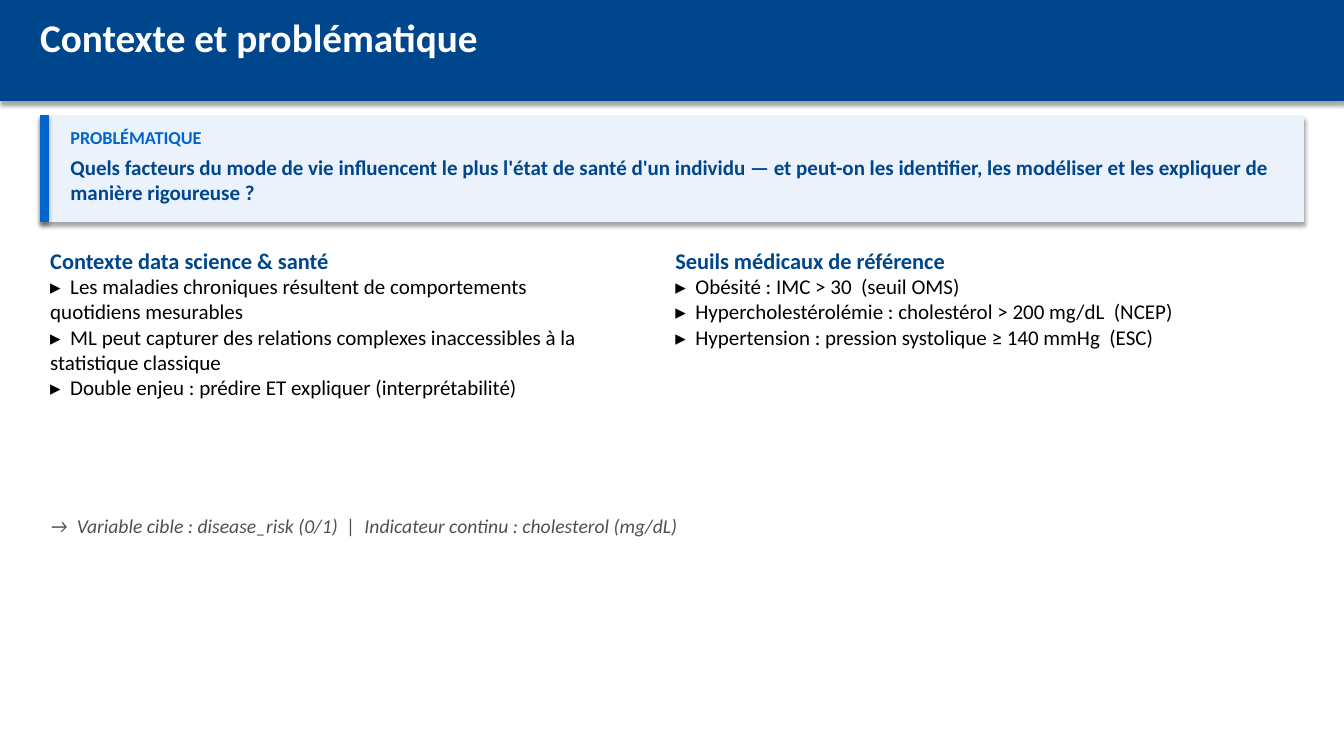
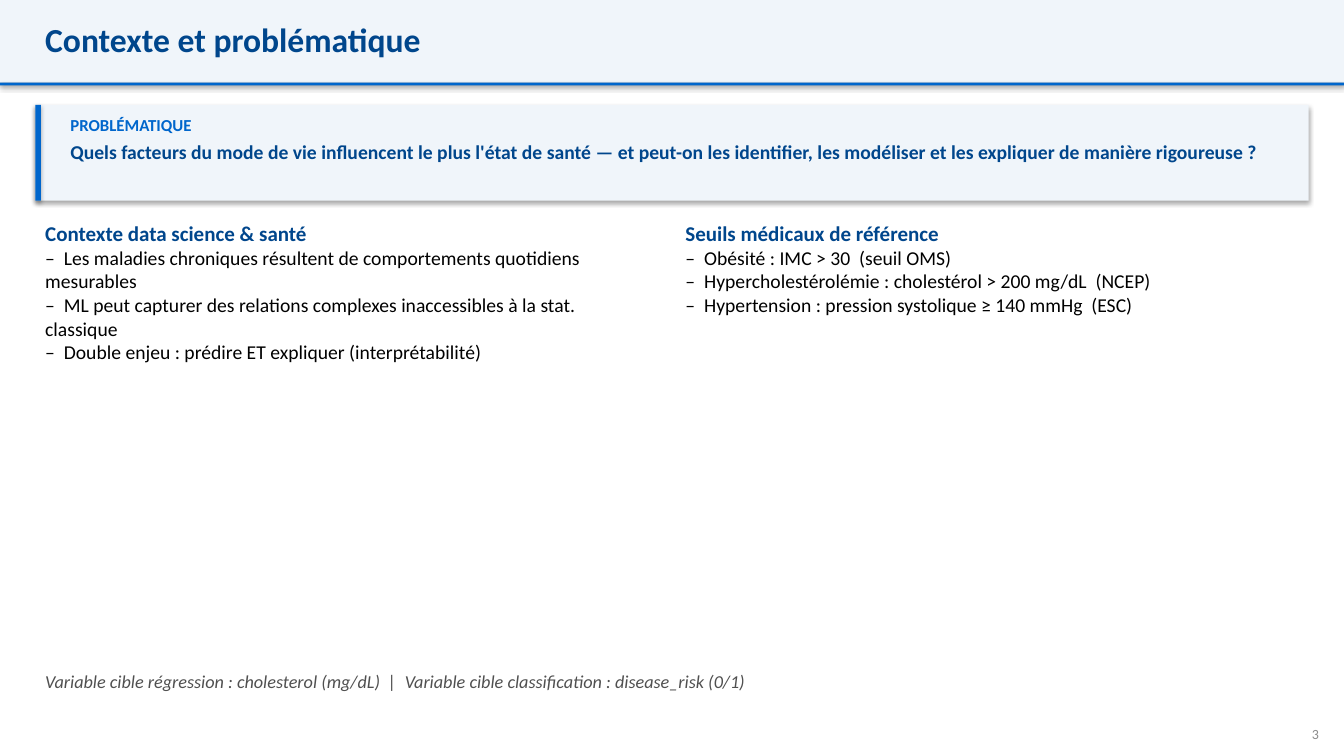
Before and after one commit to mahamatarda/Memoire-S2, a slide deck: slide 3 of presentation.pptx. Drawn at 1344x756 pixels with LibreOffice and Linux fonts; fonts in the diff are those of the drawing. Boxes give left, top, right and bottom in pixels: in the first picture for what was removed or moved away, otherwise in the second. Text is boxed around its words. In the diff, an @@ line names an element or a change of style, - is before the commit and + after.

```diff
--- a/presentation.pptx
+++ b/presentation.pptx
@@ rectangle: place and size @@
-rectangle at box(0, 0, 1344, 101)
+rectangle at box(0, 0, 1344, 83)
@@ rectangle at box(0, 0, 1344, 83): fill #00468C to #F0F5FA; outline #00468C 0.75 pt to none @@
@@ rectangle removed at box(0, 0, 1344, 756) @@
@@ text "Contexte et problématique" at box(45, 28, 421, 58): size 28 to 24 pt, text colour #FFFFFF to #00468C @@
@@ rectangle added at box(0, 83, 1344, 86), fill #0066CC @@
@@ rectangle: place and size @@
-rectangle at box(40, 116, 1304, 222)
+rectangle at box(35, 105, 1309, 201)
@@ rectangle at box(35, 105, 1309, 201): fill #EBF2FC to #F0F5FA; outline #EBF2FC 0.75 pt to none @@
@@ rectangle: place and size @@
-rectangle at box(40, 116, 48, 222)
+rectangle at box(35, 105, 41, 201)
@@ rectangle at box(35, 105, 41, 201): outline #0066CC 0.75 pt to none @@
@@ text "PROBLÉMATIQUE": place and size @@
-text "PROBLÉMATIQUE" at box(70, 129, 201, 147)
+text "PROBLÉMATIQUE" at box(70, 118, 191, 133)
@@ text "PROBLÉMATIQUE" at box(70, 118, 191, 133): size 13 to 12 pt @@
@@ text at box(70, 145, 1243, 163): text changed; size 15 to 14 pt @@
-Quels facteurs du mode de vie influencent le plus l'état de santé d'un individu — et peut-on les identifier, les modéliser et les expliquer de manière rigoureuse ?
+Quels facteurs du mode de vie influencent le plus l'état de santé — et peut-on les identifier, les modéliser et les expliquer de manière rigoureuse ?
@@ text "Contexte data science & santé": place and size @@
-text "Contexte data science & santé" at box(50, 253, 575, 399)
+text "Contexte data science & santé" at box(45, 226, 579, 363)
@@ text at box(45, 226, 306, 241): size 16 to 15 pt in "Contexte data science & santé" @@
@@ text "Seuils médicaux de référence": place and size @@
-text "Seuils médicaux de référence" at box(675, 253, 1173, 349)
+text "Seuils médicaux de référence" at box(685, 226, 1151, 316)
@@ text at box(685, 226, 939, 241): size 16 to 15 pt in "Seuils médicaux de référence" @@
@@ text at box(45, 251, 579, 363): text changed; size 15 to 14 pt @@
-▸ Les maladies chroniques résultent de comportements quotidiens mesurables
-▸ ML peut capturer des relations complexes inaccessibles à la statistique classique
-▸ Double enjeu : prédire ET expliquer (interprétabilité)
+– Les maladies chroniques résultent de comportements quotidiens mesurables
+– ML peut capturer des relations complexes inaccessibles à la stat. classique
+– Double enjeu : prédire ET expliquer (interprétabilité)
@@ text at box(704, 251, 1151, 316): text changed; size 15 to 14 pt @@
-▸ Obésité : IMC > 30 (seuil OMS)
-▸ Hypercholestérolémie : cholestérol > 200 mg/dL (NCEP)
-▸ Hypertension : pression systolique ≥ 140 mmHg (ESC)
+– Obésité : IMC > 30 (seuil OMS)
+– Hypercholestérolémie : cholestérol > 200 mg/dL (NCEP)
+– Hypertension : pression systolique ≥ 140 mmHg (ESC)
@@ text at box(45, 675, 745, 691): text changed; size 14 to 13 pt @@
-→ Variable cible : disease_risk (0/1) | Indicateur continu : cholesterol (mg/dL)
+Variable cible régression : cholesterol (mg/dL) | Variable cible classification : disease_risk (0/1)
@@ text added at box(1312, 730, 1319, 739), 10 pt, text #8C8C8C @@
+3
```
Also in this commit, not shown: 14 other slides changed, 1 other file.
